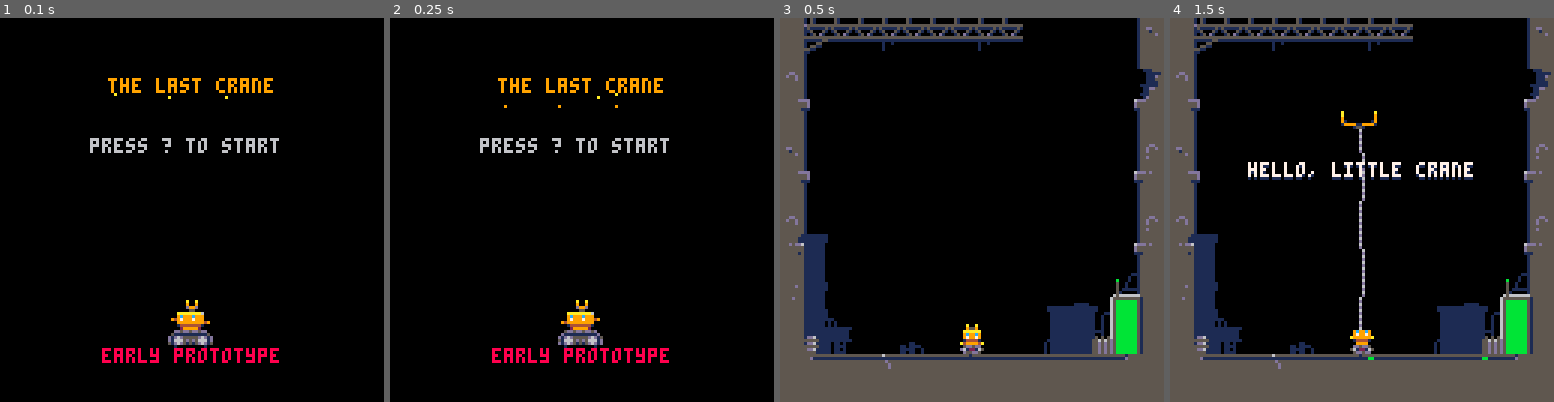
Above: before the commit, frames 1-4 (left to right).
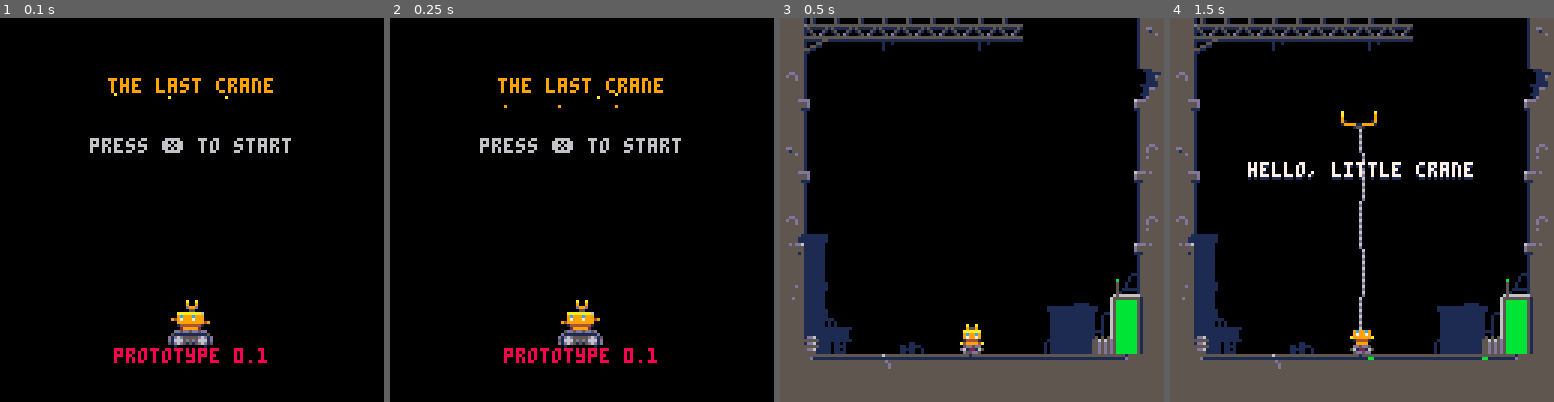
Above: after the commit, the same moments.

Repository: headjump/ld39
Game: PICO-8 cartridge crane.p8
The game is run twice, just before and just after one commit, with the same random seed, the same clock (stepped at 60 frames per second) and the same inputs.
Inputs:
- Up to frame 1 (0.1 s): no input
- Up to frame 2 (0.25 s): no input
- Up to frame 3 (0.5 s): tap X (X key) at 0.33 s
- Up to frame 4 (1.5 s): tap O (Z key) at 0.7 s; tap X (X key) at 1.07 s

The runs differ from the first frame. In frame 1, 1.3% of the frame differs, in the area x 26-76%, y 31-90%; in frame 2, 1.3%; in frame 3, nothing differs; in frame 4, nothing differs.

Commit message:
Add version string

Diff:
--- a/crane.p8
+++ b/crane.p8
@@ -7,6 +7,7 @@
 --            for ld39
 
 -- --[config]--
+version="0.1"
 --debug=true
 st={}--entire game state
 t_consumable=0--entity tags
@@ -32,9 +33,9 @@
   drw=function(st)
    cls()
    print("the last crane",36,20,9)
-   print("press ? to start",30,40,cond(blink_cnt.val<=15,5,6))
+   print("press ❎ to start",30,40,cond(blink_cnt.val<=15,5,6))
    spr(cond(flr(blink_cnt.val/5)%2==0,1,3),56,94,2,2)
-   print("early prototype",34,110,8)
+   print(" prototype "..version,34,110,8)
   end
  }
 end
@@ -54,7 +55,9 @@
   drw=function(st)
    cls()
    print("you ran out of energy",22,20,8)
-   if(st.wait_till_btn.over)then print("press ? to retry",30,40,cond(st.blink_st,5,6)) end
+   if(st.wait_till_btn.over)then
+    print("press x to retry",30,40,cond(st.blink_st,5,6))
+    end
   end
  }
 end
@@ -488,7 +491,7 @@
     local target=ngn_tagged(t_consumable)[1]
     if(target)then
      drw_msg(msg,col)
-     print("?",target.x,target.y+10)
+     print("❎",target.x,target.y+10)
     end
    end
   }
